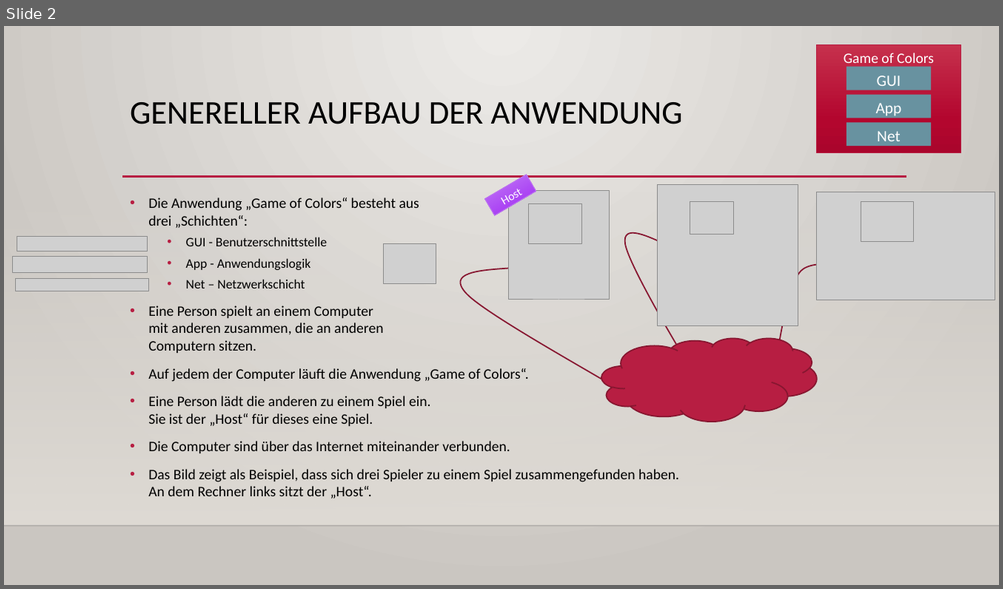
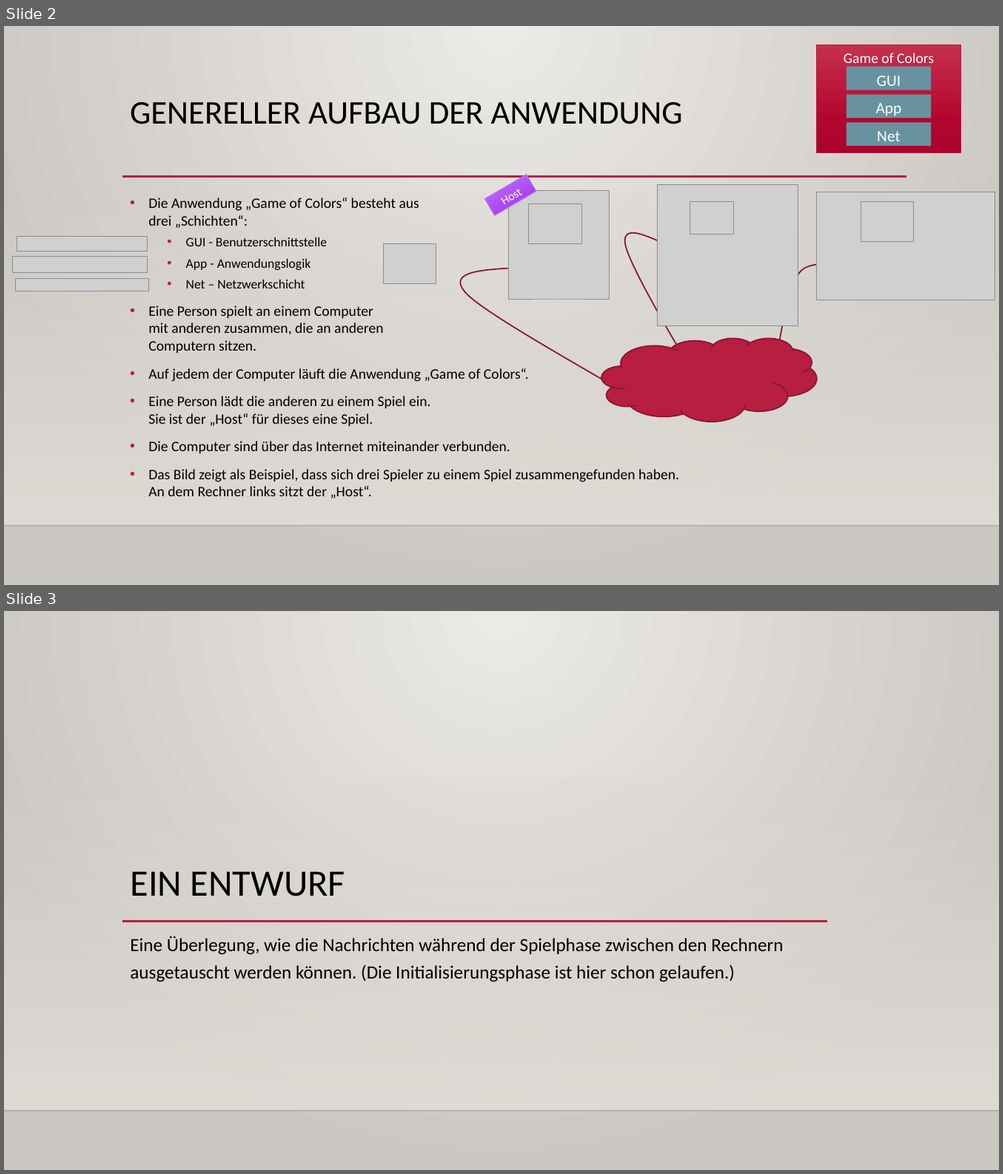
Before and after one commit to GyKoInformatikAG/gameOfColor, a slide deck: Game of Colours/ressources/EntwurfNetzwerkschicht.pptx. Shown one above the other, each under a label of ours: slide 2 before the commit, slides 2 and 3 after it. The pictures are 1003x589 and 1003x1174 pixels, drawn with LibreOffice and Linux fonts; fonts in the diff are those of the drawing; grey boxes stand for pictures; background and template pictures are left out. Boxes give left, top, right and bottom in pixels: in the first picture for what was removed or moved away, otherwise in the second. Text is boxed around its words. In the diff, an @@ line names an element or a change of style, - is before the commit and + after.

Commit message:
Aktualisierung "EntwurfNetzwerkschicht.pptx" im Ordner "ressources". Hier habe ich Folien eingefügt, wie Jano die Netzwerkschicht entworfen hat.

```diff
--- a/Game of Colours/ressources/EntwurfNetzwerkschicht.pptx
+++ b/Game of Colours/ressources/EntwurfNetzwerkschicht.pptx
@@ slide 3 added at bbox=[4, 611, 999, 1170], background gradient #ECEAE7 to #CAC7C1; not listed: 2 template elements that a slide beside it also shows @@
@@ title added at bbox=[130, 871, 345, 897], 36 pt, text #000000 @@
+EIN ENTWURF
@@ line added from (122, 921) to (827, 921), #B71E42 2.5 pt @@
@@ text added at bbox=[130, 937, 782, 982], 18 pt, text #000000 @@
+Eine Überlegung, wie die Nachrichten während der Spielphase zwischen den Rechnern ausgetauscht werden können. (Die Initialisierungsphase ist hier schon gelaufen.)
```
Also in this commit, not shown: 3 other slides added.
